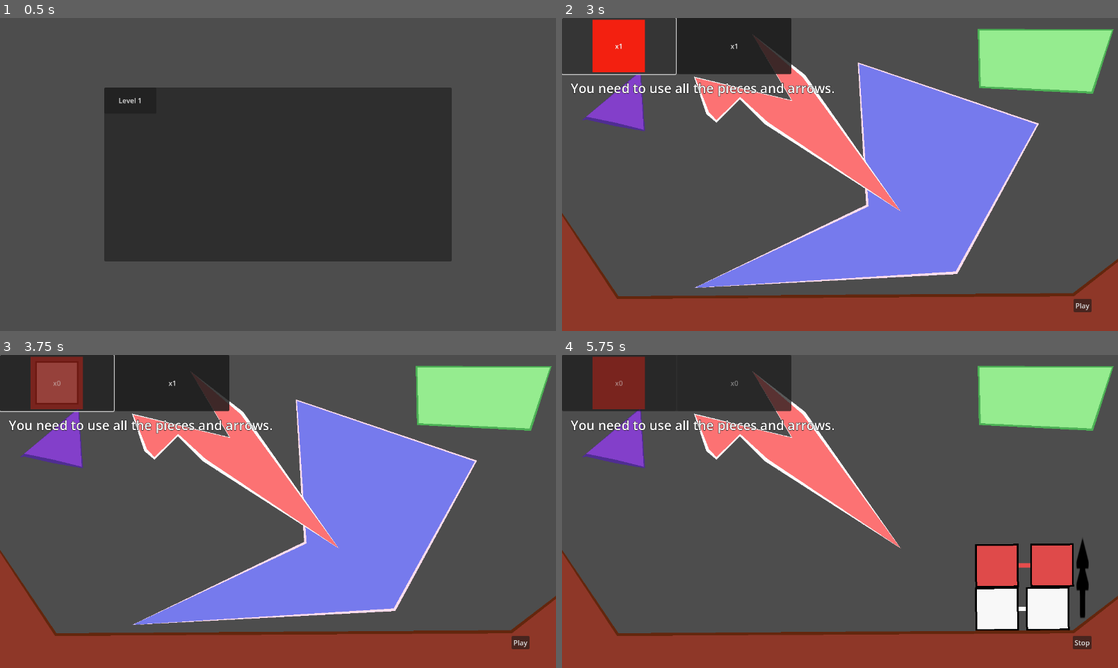
Above: before the commit, frames 1-4 (two rows, left to right).
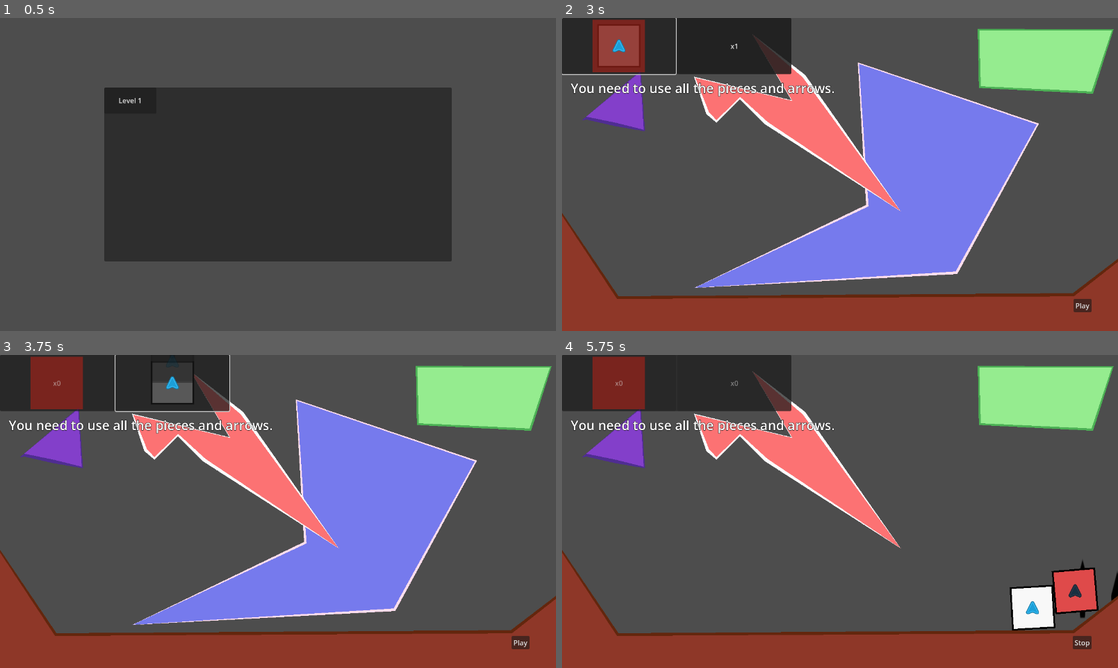
Above: after the commit, the same moments.

Repository: Xiul109/Basic_Principles_of_Autoreplicant_Engineering
Game: Godot game, scene res://main_scene.tscn
Two runs of this game, one before a commit and one after it. Both use one fixed random seed, a clock stepped at 60 frames per second and the inputs below.
Inputs (mouse positions are in pixels of both pictures, inside the frame that each line leads up to):
- Up to frame 1 (0.5 s): no input
- Up to frame 2 (3 s): click "Level 1" at 0.5 s; click "Play" at 1.25 s; click "Play" at 2 s; click "x2" (after the commit: "x1") at 2.75 s
- Up to frame 3 (3.75 s): click "x1" at 3.5 s
- Up to frame 4 (5.75 s): click (734, 383) at 4.25 s, where only the run before the commit has a clickable "x1"; click "Play" at 5 s

Frame 1 is identical in both runs. In frame 2, 1.6% of the frame differs, in the area x 5-15%, y 0-18%; in frame 3, 1.9%; in frame 4, 4.6%, in the area x 74-100%, y 58-88%.

Commit message:
Now really fixed correct duplication

Diff:
--- a/UI/game_won_interface.tscn
+++ b/UI/game_won_interface.tscn
@@ -16,6 +16,7 @@
 script = ExtResource("1_ouju5")
 
 [node name="Panel2" type="PanelContainer" parent="."]
+layout_mode = 0
 offset_right = 1278.0
 offset_bottom = 726.0
 theme_override_styles/panel = SubResource("StyleBoxFlat_11nvx")
--- a/UI/level_interface.gd
+++ b/UI/level_interface.gd
@@ -68,7 +68,8 @@
 	level_state="Replicating"
 	# Setting copy
 	level.base_replicant.mode = Replicant.Mode.DEFAULT
-	var copy_reply = level.base_replicant.duplicate(5)
+	#var copy_reply = level.base_replicant._create_replica()
+	var copy_reply = level.base_replicant.duplicate(7)
 	level.replicants_node.add_child(copy_reply)
 	copy_reply.fill_arrows()
 	copy_reply.modulate = copy_reply.active_color
--- a/full_levels/level0.tscn
+++ b/full_levels/level0.tscn
@@ -11,7 +11,7 @@
 [sub_resource type="Resource" id="Resource_gy12u"]
 script = ExtResource("2_u2v5e")
 piece_type = ExtResource("3_k1lpa")
-count = 2
+count = 1
 
 [node name="Level" instance=ExtResource("1_0up0k")]
 pieces = Array[ExtResource("2_u2v5e")]([SubResource("Resource_gy12u")])
--- a/game_elements/replicant.gd
+++ b/game_elements/replicant.gd
@@ -3,9 +3,13 @@
 
 enum Mode {DEFAULT, PLACED, EDITION, PREVIEW}
 
+const REPLICANT = preload("res://game_elements/replicant.tscn")
+
 @export var pieces : Array[Piece]
 @export var mode : Mode = Mode.EDITION : set=_mode_set
 @export var active_color := Color(.9, .3, .3)
+
+#@onready var pieces_node = $pieces
 
 var arrows : Array[ReplicaArrow]
 
@@ -13,9 +17,8 @@
 	for i in len(pieces):
 		$Line2D.points[i] = pieces[i].position
 
-	if mode != Mode.DEFAULT:
-		$origin.position = _find_mean_point()
-		#_move_pieces(-_find_mean_point())
+	#if mode != Mode.DEFAULT:
+	$origin.position = _find_mean_point()
 
 
 func replicate(rep_mode: Mode = Mode.DEFAULT) -> Array[Replicant]:
@@ -29,7 +32,8 @@
 		return []
 
 	for arrow in arrows:
-		var replica := duplicate(5)
+		var replica := duplicate(7)
+		#var replica := _create_replica()
 		replica.mode = rep_mode
 		replica.update_pos_from_arrow(arrow)
 		replica._delete_pieces_velocity()
@@ -38,6 +42,14 @@
 		replica.modulate = active_color
 
 	return replicas
+
+#func _create_replica() -> Replicant:
+	#var replica = REPLICANT.instantiate()
+	#for piece in pieces:
+		#var piece_copy = load(piece.scene_file_path).instantiate()
+		#piece_copy.position = piece.position
+		#replica.add_child(piece_copy)
+	#return replica
 
 func are_there_null_arrows():
 	for arrow in arrows:
@@ -57,14 +69,18 @@
 			placers[0].mode = mode
 	if mode == Mode.PREVIEW:
 		modulate = Color(.3, .3, .3, .4)
-	if mode != Mode.DEFAULT:
-		$origin.show()
-	else:
-		$origin.hide()
+	#if mode != Mode.DEFAULT:
+		#$origin.show()
+	#else:
+		#$origin.hide()
 
 func fill_arrows():
 	for piece in pieces:
 		arrows.append_array(piece.replica_arrows)
+
+func add_arrow(arrow):
+	if arrow is ReplicaArrow and arrow not in arrows:
+		arrows.append(arrow)
 
 func _on_child_entered_tree(node):
 	if node is Piece and node not in pieces:
@@ -73,10 +89,6 @@
 		node.arrow_added.connect(add_arrow)
 		node.arrow_deleted.connect(func(arrow: ReplicaArrow): arrows.erase(arrow))
 	add_arrow(node)
-
-func add_arrow(arrow):
-	if arrow is ReplicaArrow and arrow not in arrows:
-		arrows.append(arrow)
 
 func _on_child_exiting_tree(node):
 	if node is Piece and node in pieces:
--- a/game_elements/replicant.tscn
+++ b/game_elements/replicant.tscn
@@ -7,6 +7,7 @@
 script = ExtResource("1_43msj")
 
 [node name="origin" type="Sprite2D" parent="."]
+z_index = 2
 scale = Vector2(0.47, 0.47)
 texture = ExtResource("2_sjqk3")
 
--- a/main_scene.gd
+++ b/main_scene.gd
@@ -2,7 +2,6 @@
 
 const LEVEL_INTERFACE = preload("res://UI/level_interface.tscn")
 @onready var level_selector = $CenterContainer/LevelSelector
-
 var level_interface
 
 # Called when the node enters the scene tree for the first time.
--- a/test/base.tscn
+++ b/test/base.tscn
@@ -1,9 +1,6 @@
-[gd_scene load_steps=8 format=3 uid="uid://qvor06tj8ek1"]
+[gd_scene load_steps=5 format=3 uid="uid://qvor06tj8ek1"]
 
 [ext_resource type="Script" path="res://test/manager.gd" id="1_b0306"]
-[ext_resource type="PackedScene" uid="uid://osug8tsxi54w" path="res://game_elements/replicant.tscn" id="2_blyq8"]
-[ext_resource type="PackedScene" uid="uid://cytu78s7047jn" path="res://game_elements/shapes/square.tscn" id="3_radrf"]
-[ext_resource type="PackedScene" uid="uid://b6rj8hu8tbdy8" path="res://game_elements/replica_arrow.tscn" id="4_5uwn3"]
 
 [sub_resource type="Gradient" id="Gradient_it641"]
 
@@ -14,7 +11,7 @@
 
 [node name="Node2D" type="Node2D" node_paths=PackedStringArray("base_replicant")]
 script = ExtResource("1_b0306")
-base_replicant = NodePath("replicas/Replicant")
+base_replicant = NodePath("")
 
 [node name="MeshInstance2D" type="MeshInstance2D" parent="."]
 position = Vector2(464, 185.938)
@@ -32,14 +29,13 @@
 [node name="Timer" type="Timer" parent="."]
 
 [node name="replicas" type="Node2D" parent="."]
+position = Vector2(388, 239)
 
-[node name="Replicant" parent="replicas" instance=ExtResource("2_blyq8")]
-position = Vector2(549, 494)
+[node name="RigidBody2D" type="RigidBody2D" parent="replicas"]
+position = Vector2(458, 186)
 
-[node name="square" parent="replicas/Replicant" instance=ExtResource("3_radrf")]
-position = Vector2(-4, -55)
-
-[node name="ReplicaArrow" parent="replicas/Replicant/square" instance=ExtResource("4_5uwn3")]
-position = Vector2(2, -47)
+[node name="CollisionPolygon2D" type="CollisionPolygon2D" parent="replicas/RigidBody2D"]
+position = Vector2(-271, -163)
+polygon = PackedVector2Array(32, 28, 32, -67, -72, -59, -74, 34)
 
 [connection signal="timeout" from="Timer" to="." method="_on_timer_timeout"]
--- a/test/manager.gd
+++ b/test/manager.gd
@@ -16,11 +16,13 @@
 
 # Called every frame. 'delta' is the elapsed time since the previous frame.
 func _process(delta):
-	pass
+	var body = $replicas/RigidBody2D
+	print(body.position, " - ", body.global_position)
 
 
 func _on_timer_timeout():
-	var new_replicants : Array[Replicant]
-	for replicant in active_replicants:
-		new_replicants.append_array(replicant.replicate())
-	active_replicants = new_replicants
+	pass
+	#var new_replicants : Array[Replicant]
+	#for replicant in active_replicants:
+		#new_replicants.append_array(replicant.replicate())
+	#active_replicants = new_replicants
